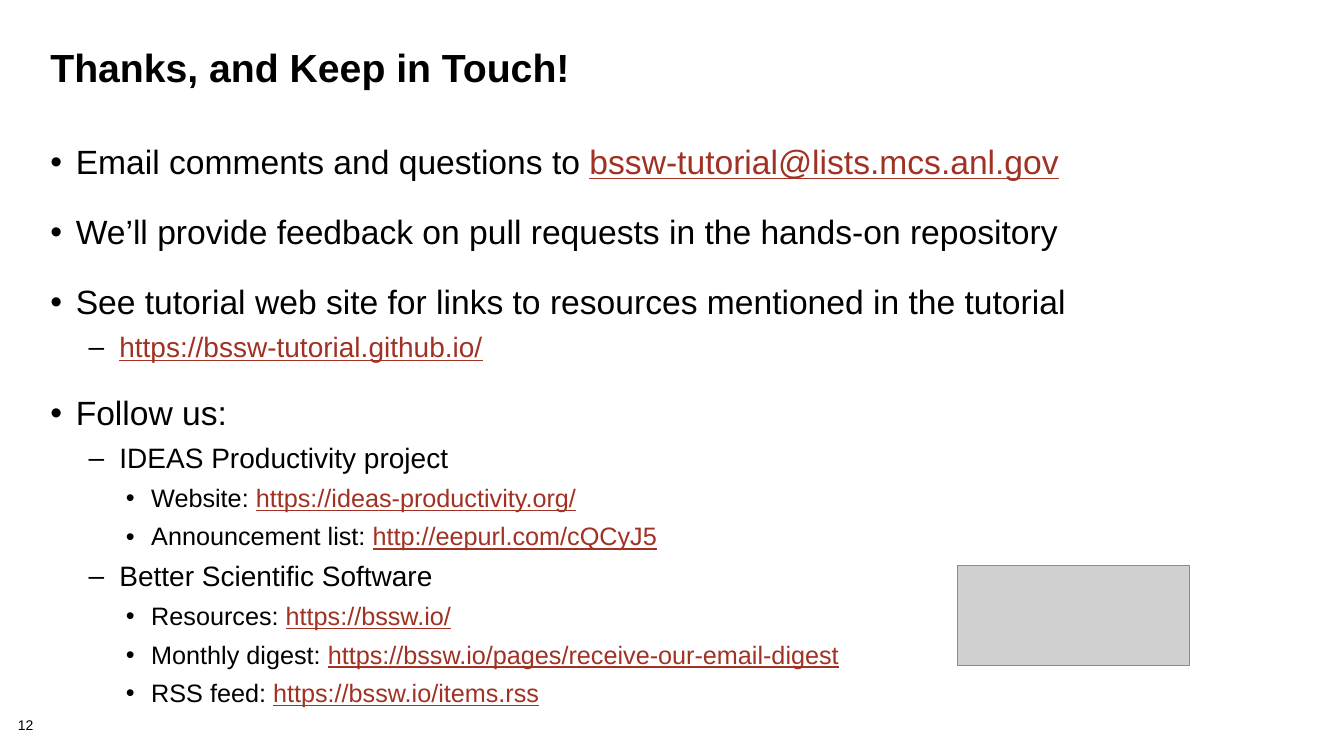
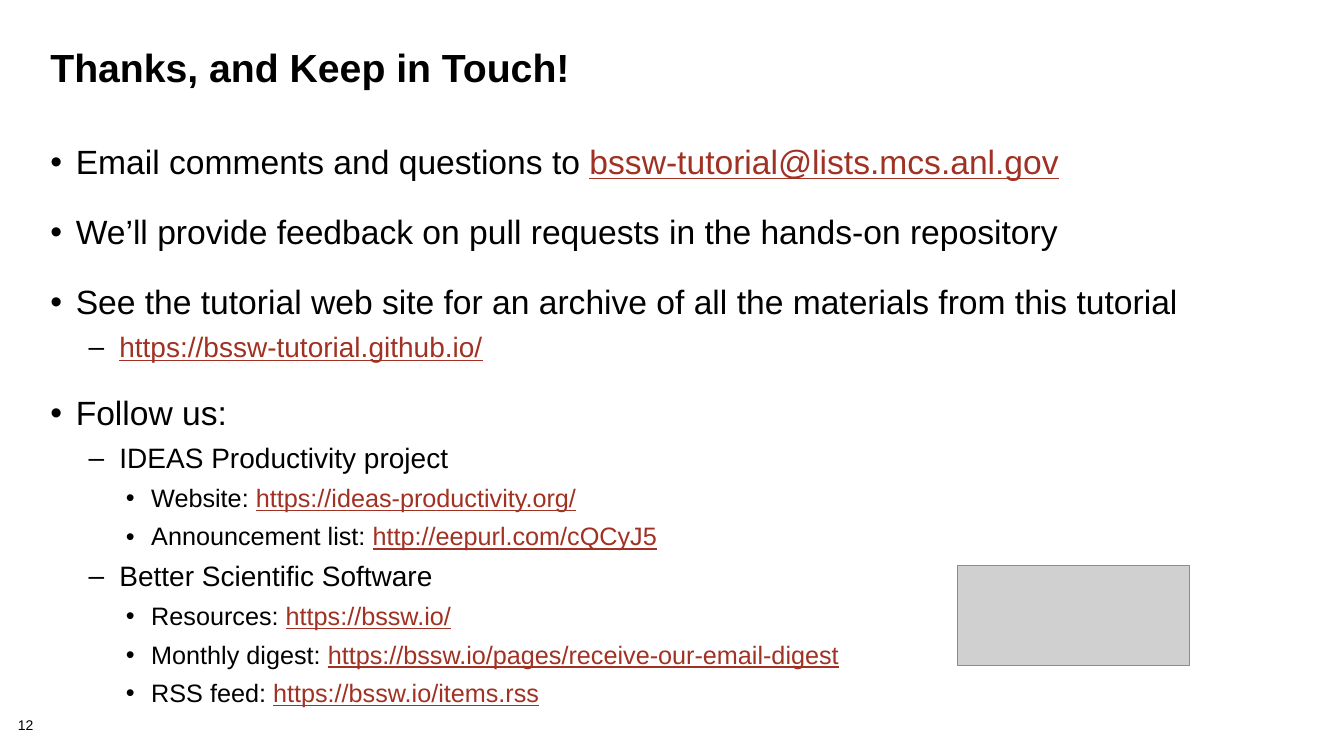
Before and after one commit to bssw-tutorial/presentations, a slide deck: slide 12 of summary.pptx. Drawn at 1344x756 pixels with LibreOffice and Linux fonts; fonts in the diff are those of the drawing; grey boxes stand for pictures; background and template pictures are left out. Boxes give left, top, right and bottom in pixels: in the first picture for what was removed or moved away, otherwise in the second. Text is boxed around its words. In the diff, an @@ line names an element or a change of style, - is before the commit and + after.

```diff
--- a/summary.pptx
+++ b/summary.pptx
@@ text at (76, 289, 1178, 315): text changed @@
-• See tutorial web site for links to resources mentioned in the tutorial
+• See the tutorial web site for an archive of all the materials from this tutorial
```
Also in this commit, not shown: 1 other slide changed, 3 other files.
